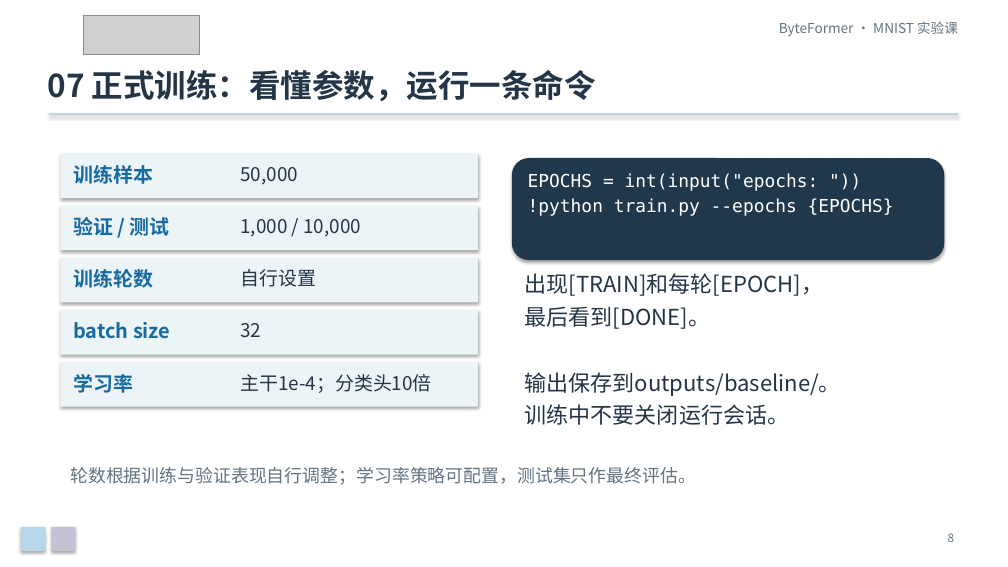
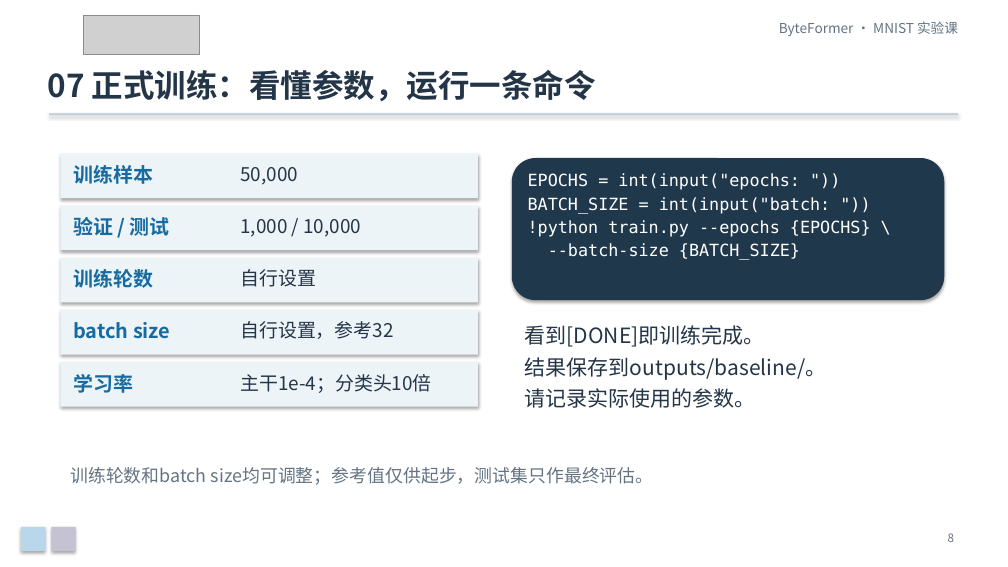
Before and after one commit to Franklin-L/byteformer-mnist-course, a slide deck: slide 8 of docs/ByteFormer_MNIST_零基础实验课.pptx. Drawn at 1008x567 pixels with LibreOffice and Linux fonts; fonts in the diff are those of the drawing; grey boxes stand for pictures. Boxes give left, top, right and bottom in pixels: in the first picture for what was removed or moved away, otherwise in the second. Text is boxed around its words. In the diff, an @@ line names an element or a change of style, - is before the commit and + after.

Commit message:
Let students choose batch size alongside training epochs

```diff
--- a/docs/ByteFormer_MNIST_零基础实验课.pptx
+++ b/docs/ByteFormer_MNIST_零基础实验课.pptx
@@ rounded rectangle resized from (x1=512, y1=158, x2=944, y2=260) to (x1=512, y1=158, x2=944, y2=300) @@
@@ text at (x1=528, y1=173, x2=800, y2=190): size 17 to 16 pt in "EPOCHS = int(input("epochs: "))" @@
@@ text at (x1=528, y1=197, x2=871, y2=260): text changed; size 17 to 16 pt @@
-!python train.py --epochs {EPOCHS}
+BATCH_SIZE = int(input("batch: "))
+!python train.py --epochs {EPOCHS} \
+--batch-size {BATCH_SIZE}
@@ text at (x1=240, y1=321, x2=393, y2=339): text changed @@
-32
+自行设置，参考32
@@ text at (x1=525, y1=325, x2=827, y2=408): text changed; size 21 to 20 pt @@
-出现[TRAIN]和每轮[EPOCH]，
-最后看到[DONE]。
-输出保存到outputs/baseline/。
-训练中不要关闭运行会话。
+看到[DONE]即训练完成。
+结果保存到outputs/baseline/。
+请记录实际使用的参数。
@@ text at (x1=70, y1=467, x2=654, y2=485): text changed @@
-轮数根据训练与验证表现自行调整；学习率策略可配置，测试集只作最终评估。
+训练轮数和batch size均可调整；参考值仅供起步，测试集只作最终评估。
```
Also in this commit, not shown: 5 other slides changed, 7 other files.
